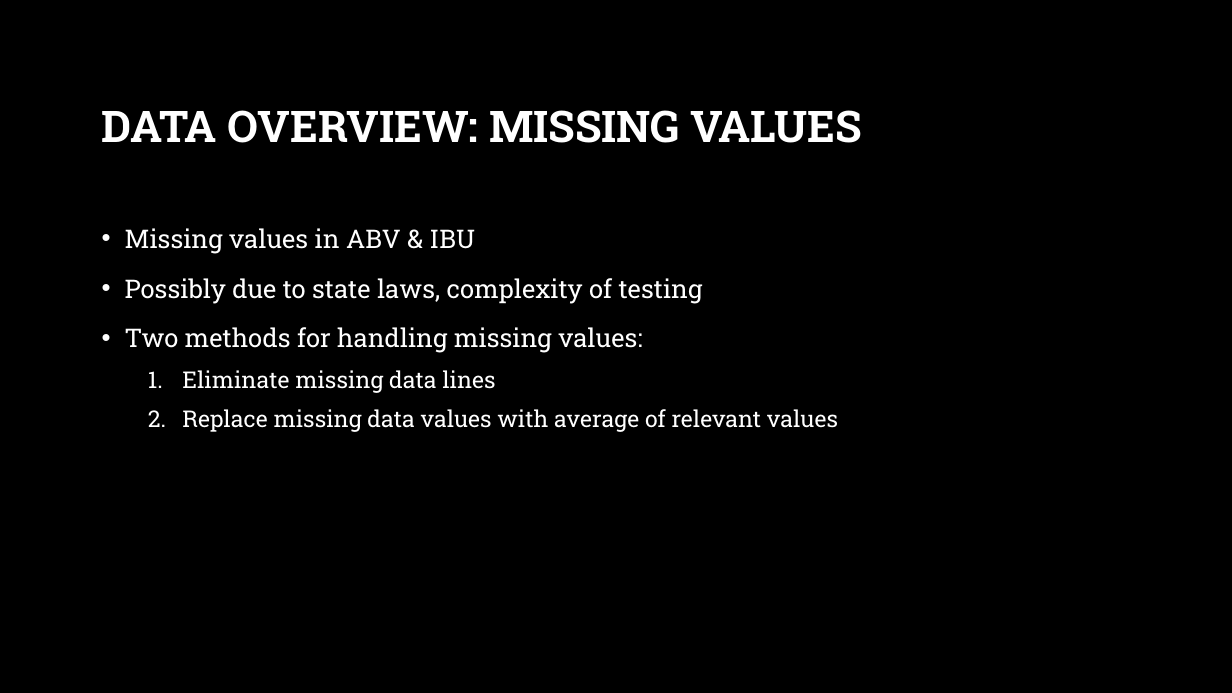
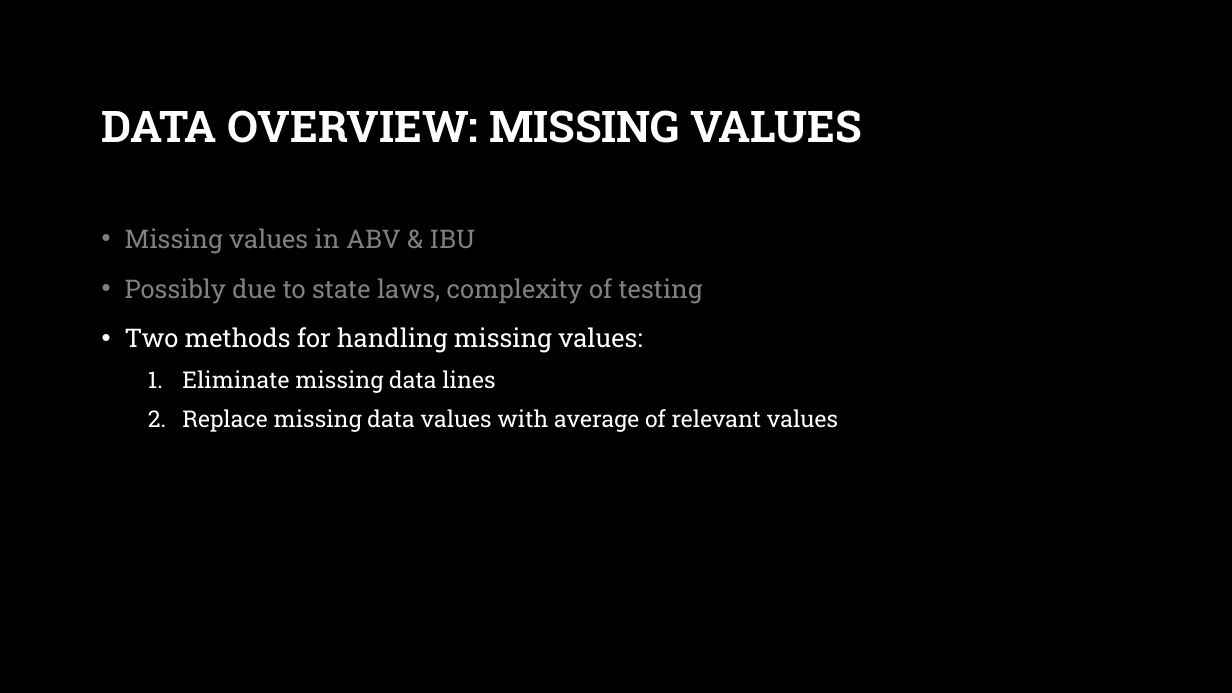
Before and after one commit to IndyD/MSDS-6306-case-study-1, a slide deck: slide 10 of Case Study – Budweiser Brewery Insights.pptx (slide 6 before the commit). Drawn at 1232x693 pixels with LibreOffice and Linux fonts; fonts in the diff are those of the drawing; background and template pictures are left out. Boxes give left, top, right and bottom in pixels: in the first picture for what was removed or moved away, otherwise in the second. Text is boxed around its words. In the diff, an @@ line names an element or a change of style, - is before the commit and + after.

```diff
--- a/Case Study – Budweiser Brewery Insights.pptx
+++ b/Case Study – Budweiser Brewery Insights.pptx
@@ text at box(125, 228, 703, 304): text colour #FFFFFF to #808080 in "Missing values in ABV & IBU", "Possibly due to state laws, complexity of ..." @@
```
Also in this commit, not shown: 3 other slides changed, 7 slides added.
